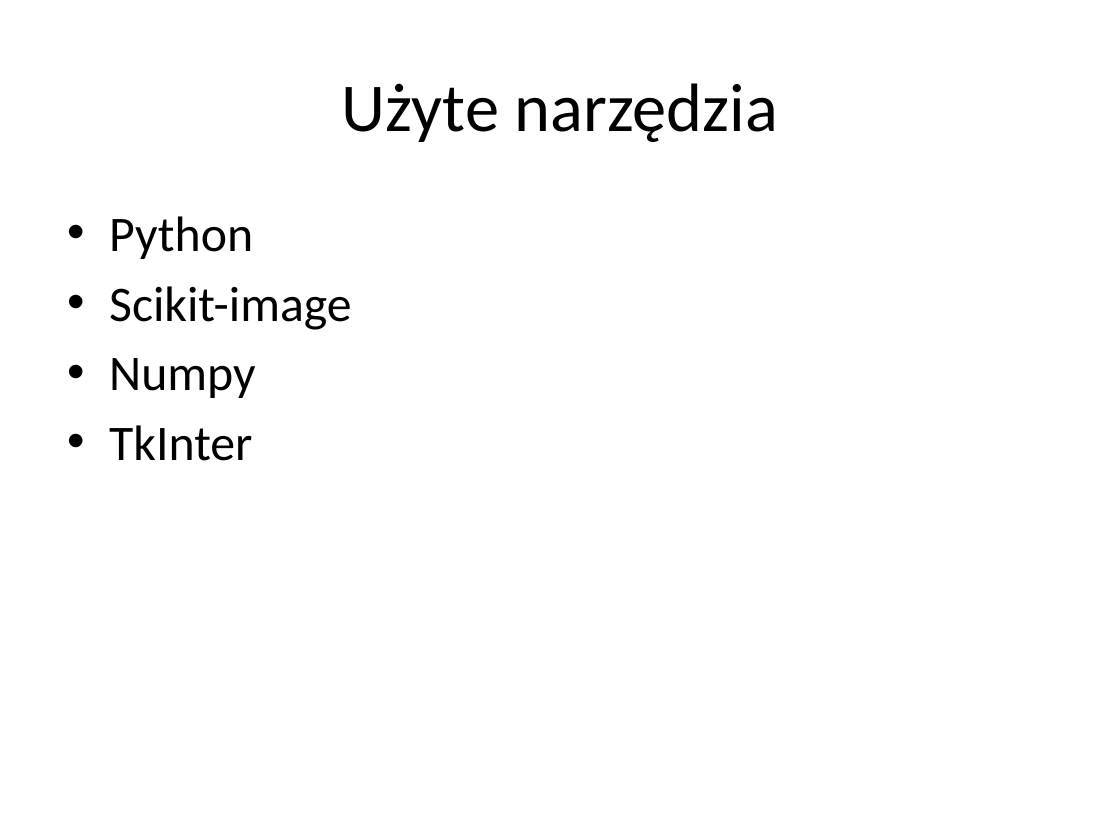
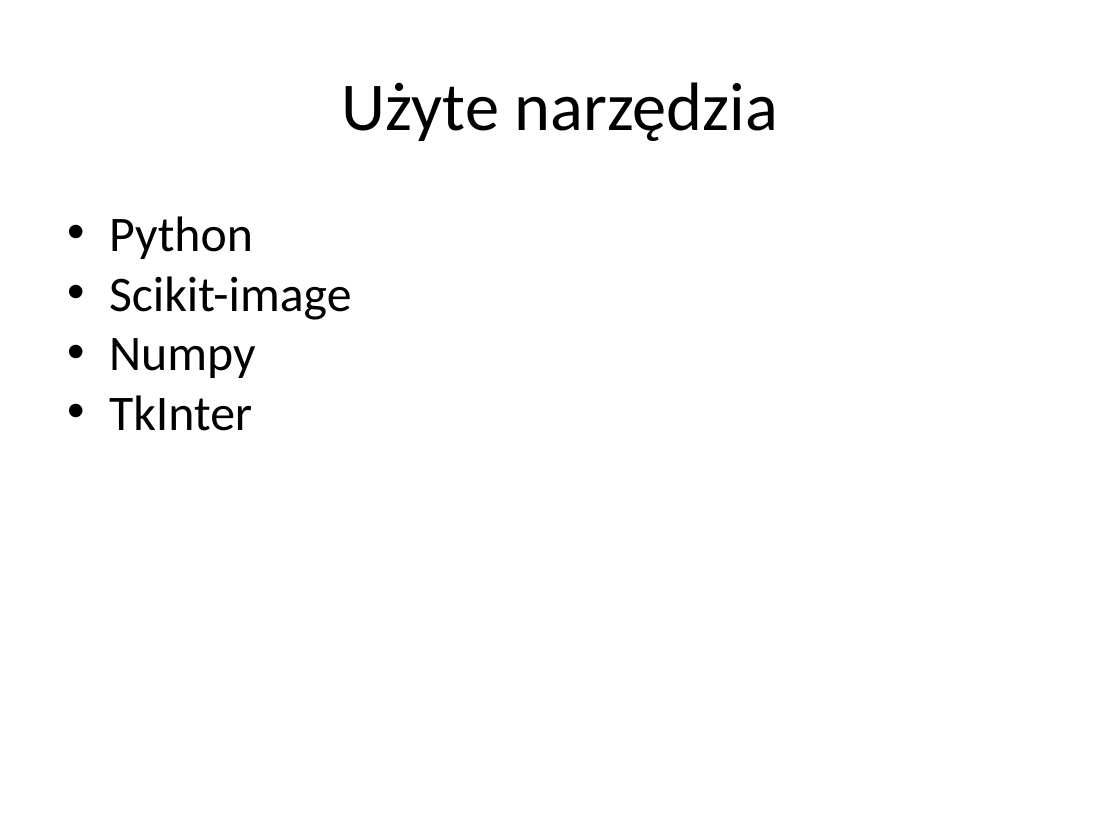
Before and after one commit to elkade/images-processor, a slide deck: slide 3 of doc/PPO_Prezentacja.pptx. Drawn at 1120x840 pixels with LibreOffice and Linux fonts; fonts in the diff are those of the drawing. Boxes give left, top, right and bottom in pixels: in the first picture for what was removed or moved away, otherwise in the second. Text is boxed around its words. In the diff, an @@ line names an element or a change of style, - is before the commit and + after.

```diff
--- a/doc/PPO_Prezentacja.pptx
+++ b/doc/PPO_Prezentacja.pptx
@@ text "Python" at <box>109,216,351,431</box>: indent changed; less space between paragraphs @@
```
Also in this commit, not shown: 2 other slides changed, 7 slides added, 1 slide removed, 2 other files.
